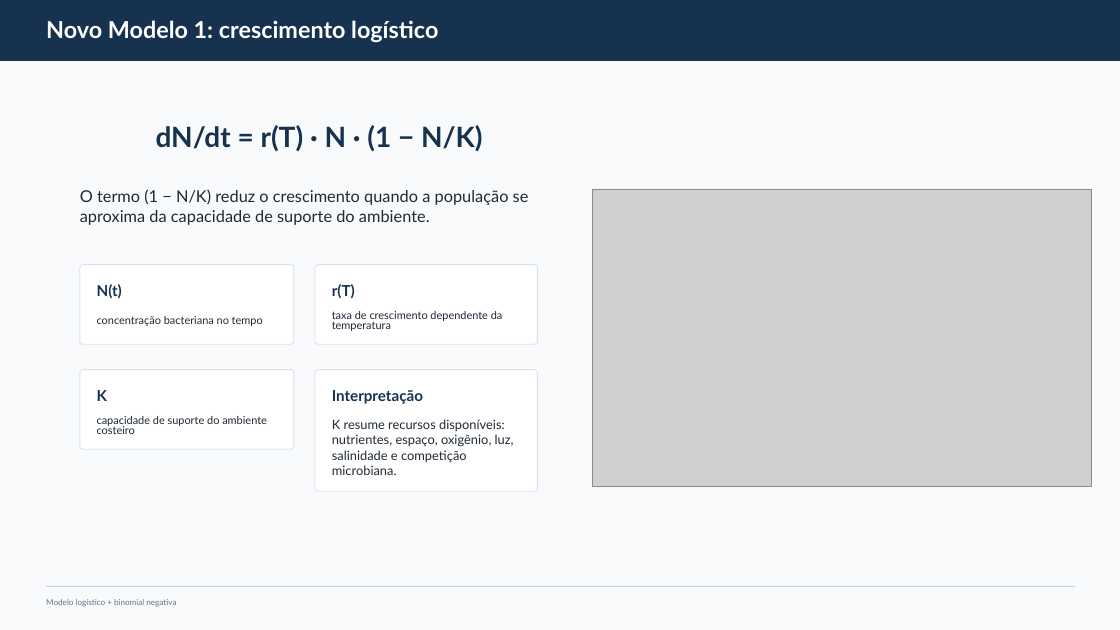
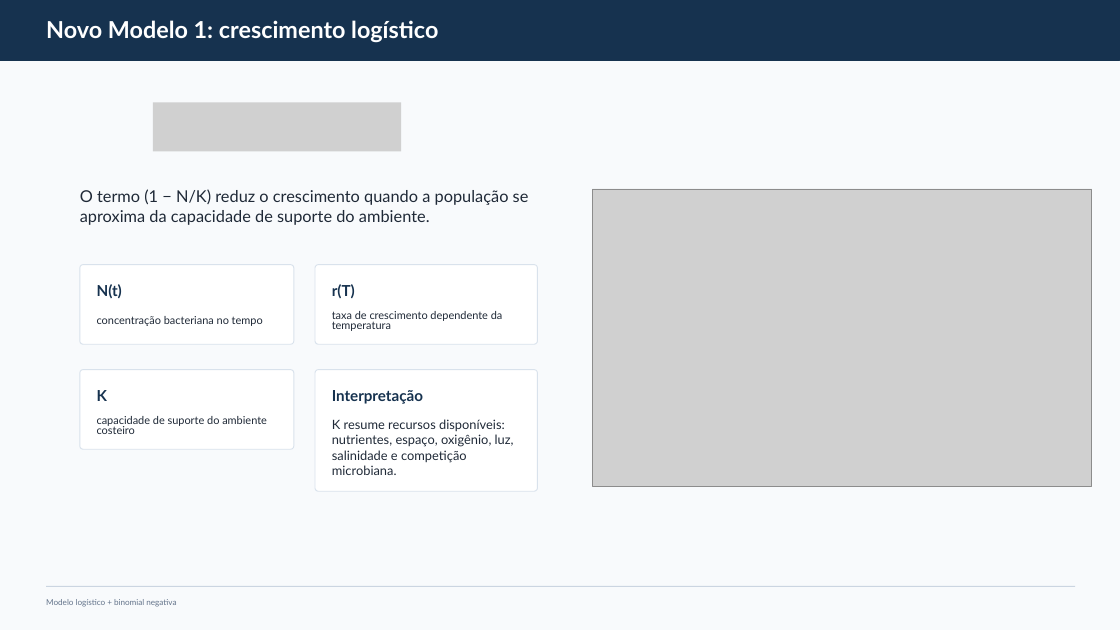
Before and after one commit to BrunoCavalli/trabalho-de-epidemiologia, a slide deck: slide 5 of parte_2_modelo_logistico_binomial_negativa.pptx. Drawn at 1120x630 pixels with LibreOffice and Linux fonts; fonts in the diff are those of the drawing; grey boxes stand for pictures. Boxes give left, top, right and bottom in pixels: in the first picture for what was removed or moved away, otherwise in the second. Text is boxed around its words. In the diff, an @@ line names an element or a change of style, - is before the commit and + after.

```diff
--- a/parte_2_modelo_logistico_binomial_negativa.pptx
+++ b/parte_2_modelo_logistico_binomial_negativa.pptx
@@ picture added at box(153, 103, 402, 151) @@
@@ text removed at box(156, 125, 482, 152) @@
-dN/dt = r(T) · N · (1 − N/K)
```
Also in this commit, not shown: 3 other slides changed, 2 slides added.
